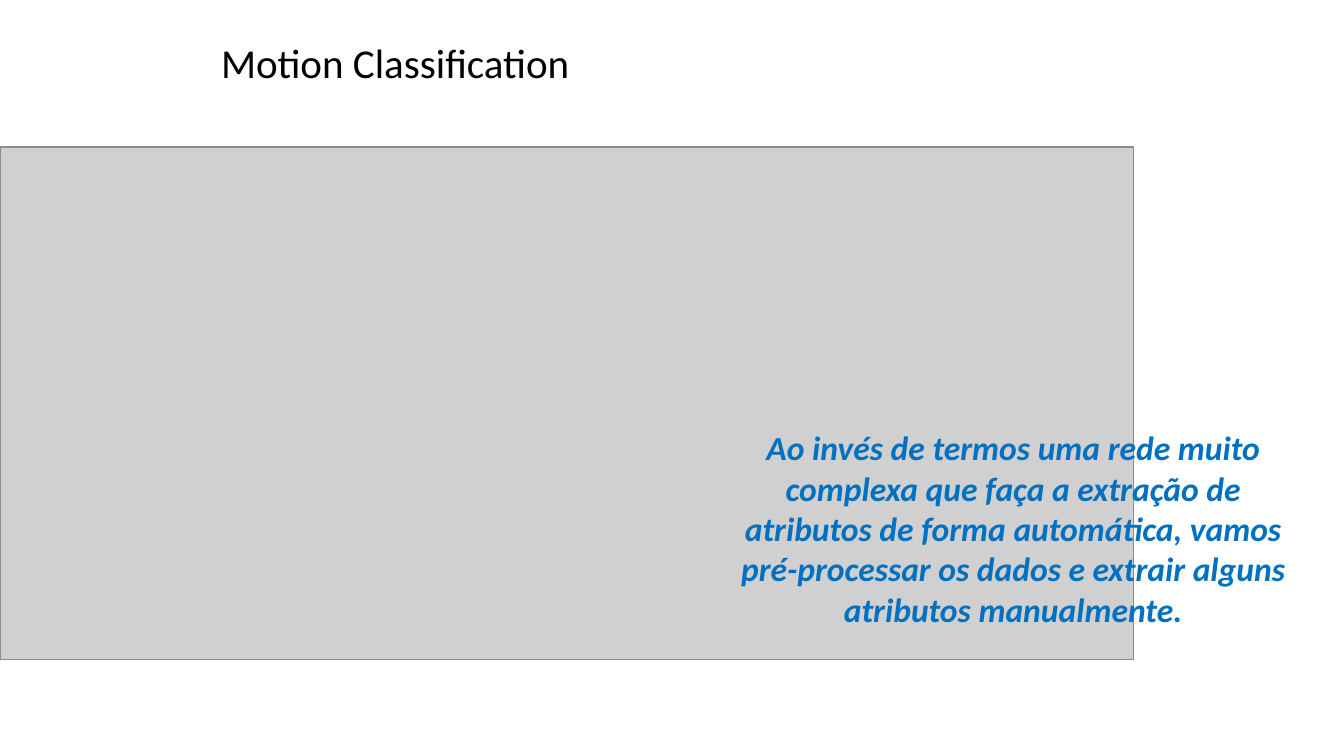
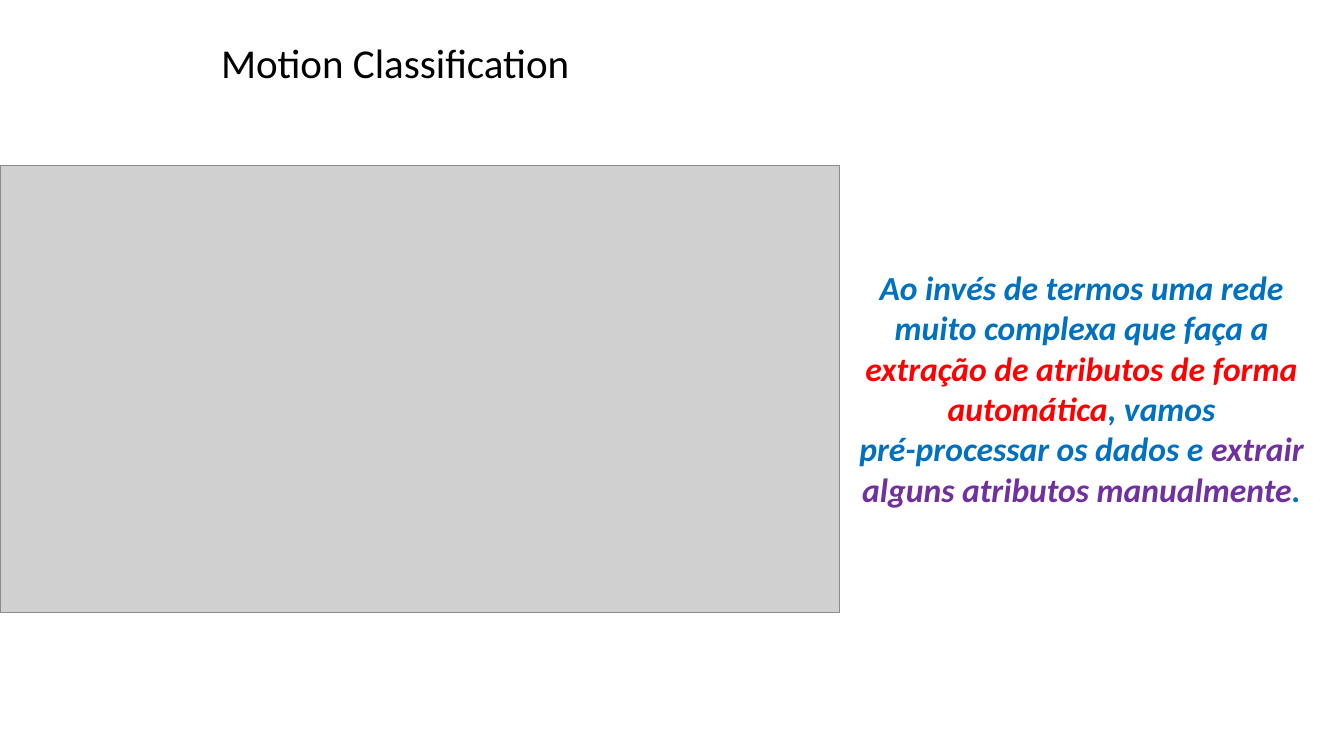
Before and after one commit to zz4fap/tp557-iot-ml, a slide deck: slide 18 of slides/TP557_15_classificação de movimentos.pptx. Drawn at 1344x756 pixels with LibreOffice and Linux fonts; fonts in the diff are those of the drawing; grey boxes stand for pictures; background and template pictures are left out. Boxes give left, top, right and bottom in pixels: in the first picture for what was removed or moved away, otherwise in the second. Text is boxed around its words. In the diff, an @@ line names an element or a change of style, - is before the commit and + after.

```diff
--- a/slides/TP557_15_classificação de movimentos.pptx
+++ b/slides/TP557_15_classificação de movimentos.pptx
@@ picture: place and size @@
-picture at bbox=[0, 147, 1133, 659]
+picture at bbox=[0, 165, 839, 613]
@@ text "Ao invés de termos uma ...": place and size @@
-text "Ao invés de termos uma ..." at bbox=[741, 433, 1285, 630]
+text "Ao invés de termos uma ..." at bbox=[859, 276, 1303, 508]
@@ text "Ao invés de termos uma ..." at bbox=[859, 276, 1303, 508]: text colour #0070C0 to #FF0000 in "extração de atributos de forma automática,"; text colour #0070C0 to #7030A0 in "extrair alguns atributos manualmente." @@
```
Also in this commit, not shown: 5 other slides changed, 1 other file.
